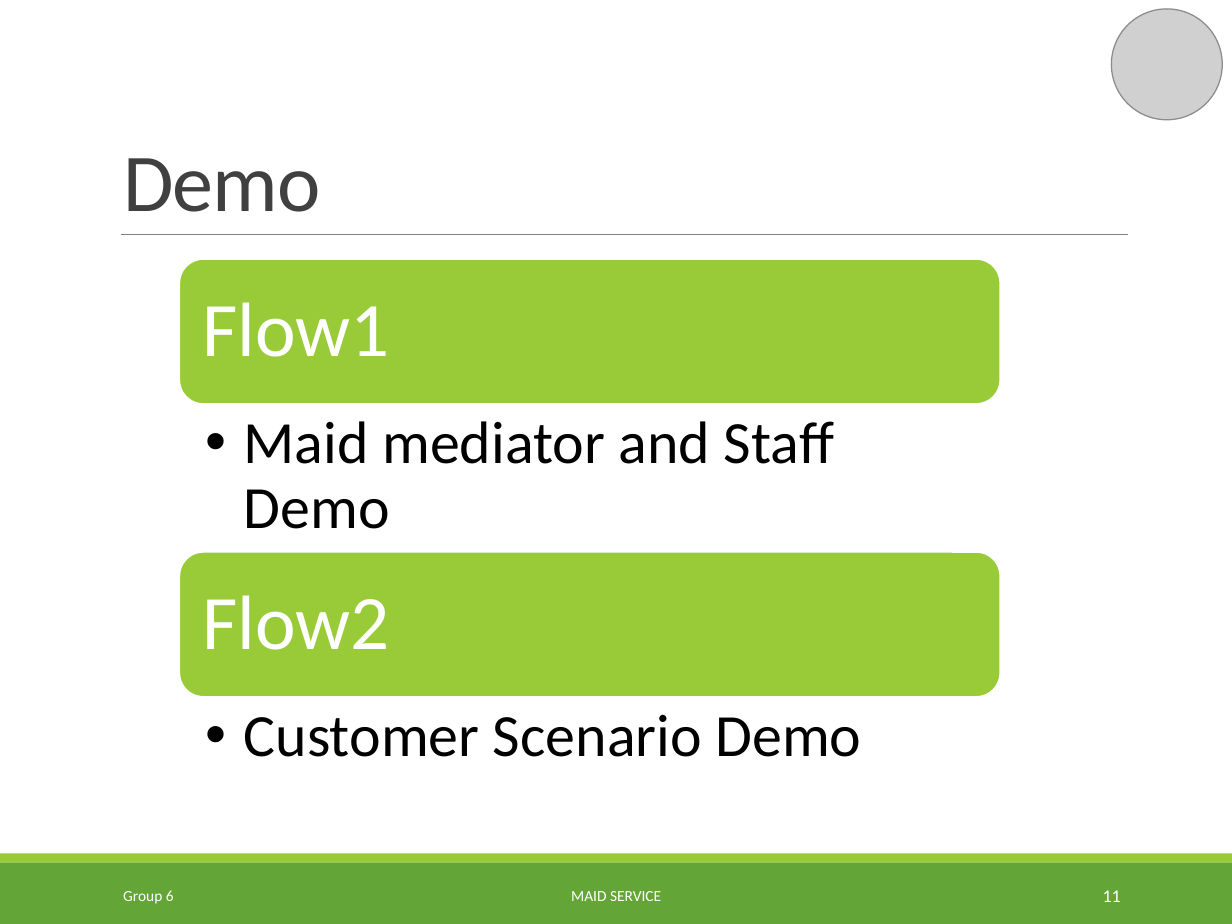
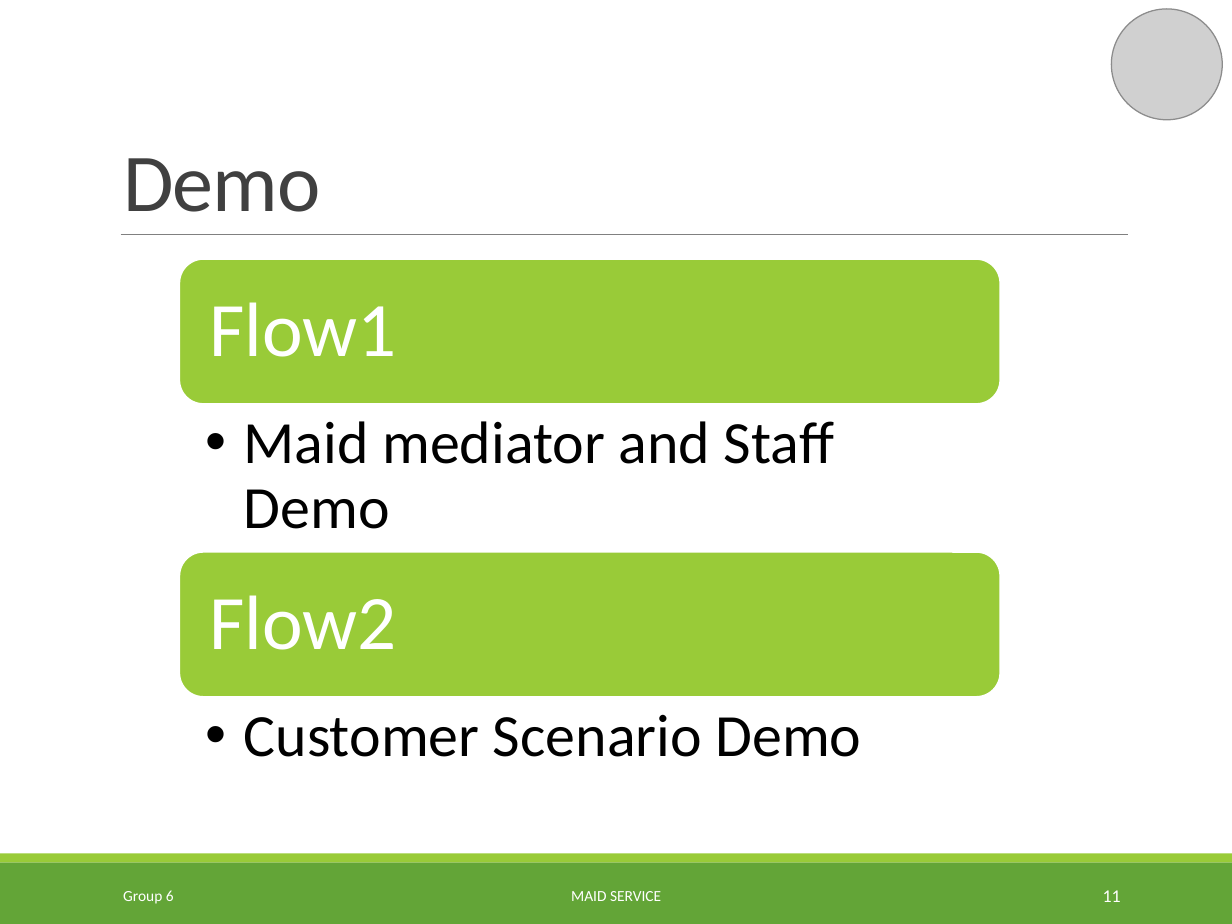
Before and after one commit to TuanBT/ms-website, a slide deck: slide 11 of Presentation/MS_Slide.pptx. Drawn at 1232x924 pixels with LibreOffice and Linux fonts; fonts in the diff are those of the drawing; grey boxes stand for pictures; background and template pictures are left out. Boxes give left, top, right and bottom in pixels: in the first picture for what was removed or moved away, otherwise in the second. Text is boxed around its words. In the diff, an @@ line names an element or a change of style, - is before the commit and + after.

```diff
--- a/Presentation/MS_Slide.pptx
+++ b/Presentation/MS_Slide.pptx
@@ text "Flow1": place and size @@
-text "Flow1" at [202,302,389,357]
+text "Flow1" at [209,302,396,357]
@@ text "Flow2": place and size @@
-text "Flow2" at [202,595,389,650]
+text "Flow2" at [209,595,396,650]
```
Also in this commit, not shown: 14 other slides changed.
